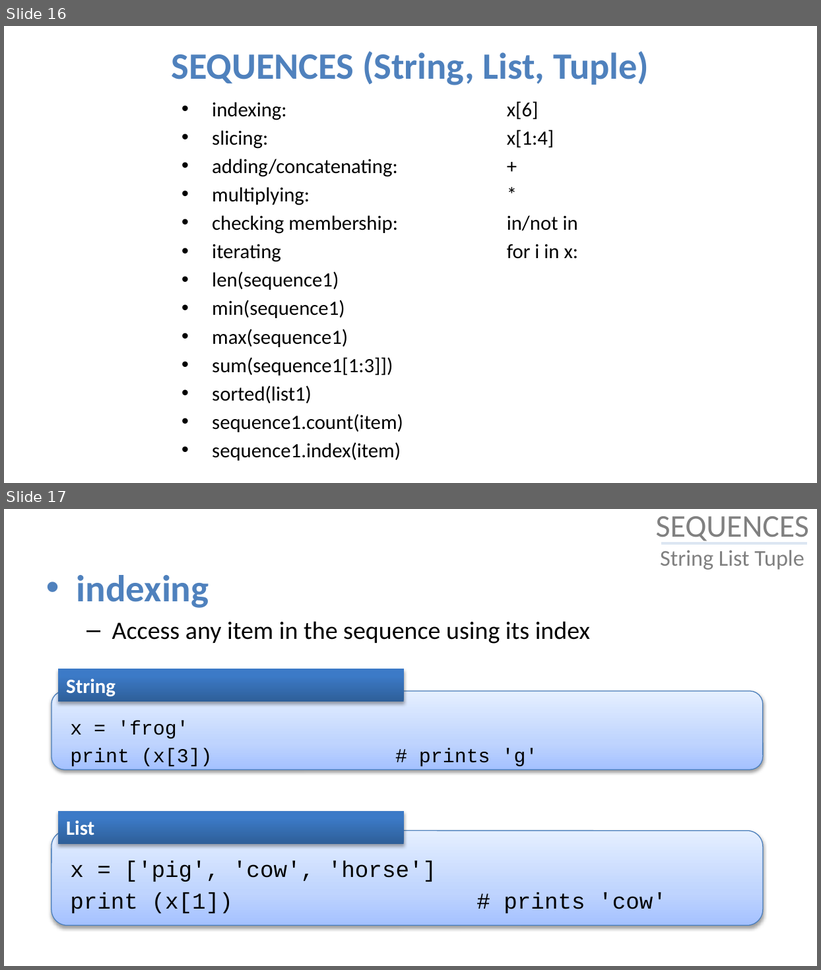
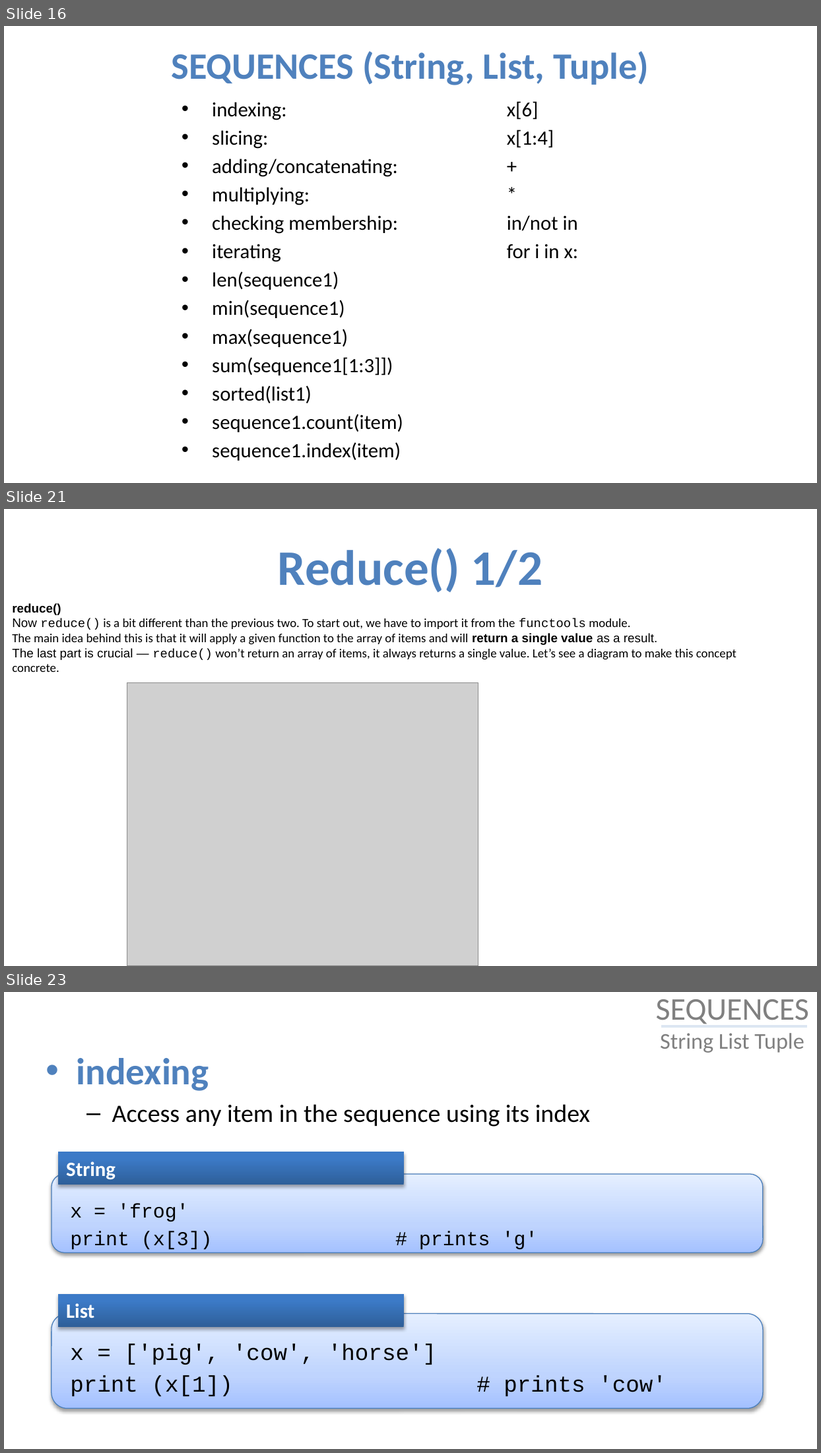
Before and after one commit to julienPalleau/Udemy, a slide deck: PythonParLaPratique 101 exercices/Python in 90 minutes [Enregistrement automatique].pptx. Shown one above the other, each under a label of ours: slides 16 and 17 before the commit, slides 16, 21 and 23 after it; the slides between them are not shown. The pictures are 821x970 and 821x1453 pixels, drawn with LibreOffice and Linux fonts; fonts in the diff are those of the drawing; grey boxes stand for pictures. Boxes give left, top, right and bottom in pixels: in the first picture for what was removed or moved away, otherwise in the second. Text is boxed around its words. In the diff, an @@ line names an element or a change of style, - is before the commit and + after.

Commit message:
map() filter() reduce()

```diff
--- a/PythonParLaPratique 101 exercices/Python in 90 minutes [Enregistrement automatique].pptx
+++ b/PythonParLaPratique 101 exercices/Python in 90 minutes [Enregistrement automatique].pptx
@@ slide 21 added at [4, 509, 817, 966], background #FFFFFF @@
@@ title added at [278, 548, 543, 592], 44 pt, text #4F81BD, bold @@
+Reduce() 1/2
@@ text added at [12, 603, 737, 672], 11 pt, text #000000 @@
+reduce()
+Now reduce() is a bit different than the previous two. To start out, we have to import it from the functools module.
+The main idea behind this is that it will apply a given function to the array of items and will return a single value as a result.
+The last part is crucial — reduce() won’t return an array of items, it always returns a single value. Let’s see a diagram to make this concept concrete.
@@ picture added at [127, 683, 478, 966] @@
@@ what was slide 17 is now slide 23 @@
```
Also in this commit, not shown: 5 other slides added.
